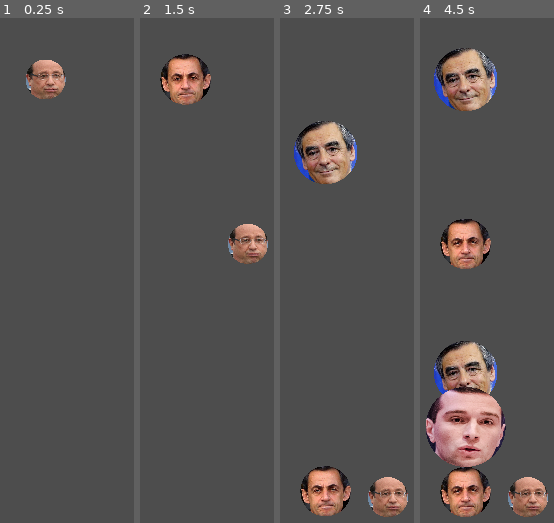
Above: before the commit, frames 1-4 (left to right).
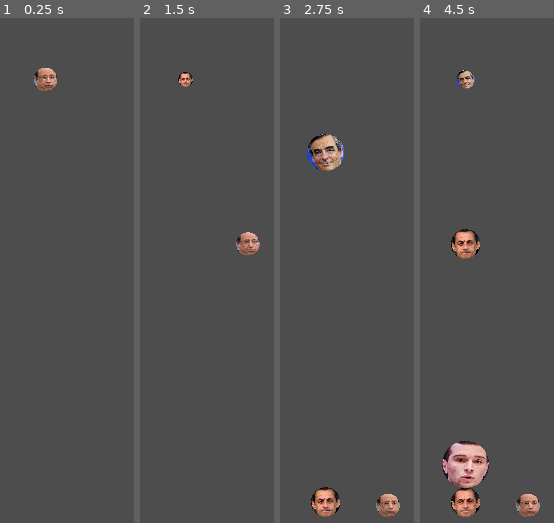
Above: after the commit, the same moments.

Repository: jaajCorp/siuuuka-game
Game: Godot game, scene res://scenes/Game/Game.tscn
The game is run twice, just before and just after one commit, with the same random seed, the same clock (stepped at 60 frames per second) and the same inputs. The project has no main scene, so this scene is started directly. The engine's default icon, where the game draws it, is replaced by a stand-in: a white triangle on a blue panel in a dark square.
Inputs (mouse positions are in pixels of both pictures, inside the frame that each line leads up to):
- Up to frame 1 (0.25 s): no input
- Up to frame 2 (1.5 s): tap Enter at 0.5 s; move the mouse to (outside the picture) at 0.52 s; click (outside the picture) at 0.67 s; move the mouse to (outside the picture) at 1.27 s; click (outside the picture) at 1.42 s
- Up to frame 3 (2.75 s): move the mouse to (outside the picture) at 2.02 s; click (outside the picture) at 2.17 s
- Up to frame 4 (4.5 s): move the mouse to (outside the picture) at 2.77 s; click (outside the picture) at 2.92 s; move the mouse to (482, 214) at 3.52 s; click (482, 214) at 3.67 s; move the mouse to (outside the picture) at 4.27 s; click (outside the picture) at 4.42 s

The runs differ from the first frame. In frame 1, 1.6% of the frame differs, in the area x 19-50%, y 8-17%; in frame 2, 4.5%; in frame 3, 8.4%; in frame 4, 22%, in the area x 4-96%, y 5-99%.

Commit message:
feat(Ball): Tweak and added merge animations

Diff:
--- a/scenes/Ball/Ball.tscn
+++ b/scenes/Ball/Ball.tscn
@@ -17,7 +17,7 @@
 [node name="Ball" type="RigidBody2D"]
 physics_material_override = SubResource("PhysicsMaterial_cl83c")
 contact_monitor = true
-max_contacts_reported = 6
+max_contacts_reported = 8
 script = ExtResource("1_cro3g")
 texture = ExtResource("2_ht0q0")
 
--- a/scenes/Ball/ball.gd
+++ b/scenes/Ball/ball.gd
@@ -30,8 +30,8 @@
 	10.07936839915896,
 ]
 
-const BASE_SIZE: Vector2 = Vector2(64, 64)
-const BASE_MASS: float = 1.0
+@onready var BASE_SIZE: Vector2 = Vector2.ONE * get_viewport().size.x / 12
+const BASE_MASS: float = 1
 const PACKED_SCENE = preload("res://scenes/Ball/Ball.tscn")
 
 var is_merged: bool = false
@@ -39,13 +39,15 @@
 # Called when the node enters the scene tree for the first time.
 func _ready() -> void:
 	# Scale children
-	sprite.scale = BASE_SIZE / sprite.texture.get_size()
+	sprite.scale = Vector2.ZERO
 	collision.shape.radius = BASE_SIZE.x / 2
 
 	contact_monitor = true
 	max_contacts_reported = 8
 	body_shape_entered.connect(_on_body_shape_entered)
 	freeze_mode = FreezeMode.FREEZE_MODE_STATIC
+
+	call_deferred("spawn_anim")
 
 
 # Called every frame. 'delta' is the elapsed time since the previous frame.
@@ -68,26 +70,40 @@
 	self.freeze = true
 	other.freeze = true
 
-	var center_of_mass: Vector2 = self.position - (self.position - other.position)/2.0
+	var merge_center: Vector2 = self.position - (self.position - other.position)/2.0
 	var mean_linear_velocity: Vector2 = (self.linear_velocity + other.linear_velocity)/2.0
 	var mean_angular_velocity: float = (self.angular_velocity + other.angular_velocity)/2.0
 
 	var new_ball: Ball = PACKED_SCENE.instantiate()
 	self.get_parent().add_child(new_ball)
 	new_ball.level = self.level + 1
-	new_ball.position = center_of_mass
+	new_ball.position = merge_center
 	new_ball.linear_velocity = mean_linear_velocity
 	new_ball.angular_velocity = mean_angular_velocity
 
+	merge_anim(merge_center)
+	other.merge_anim(merge_center)
 
-	await get_tree().create_timer(0.5).timeout
-	self.queue_free()
-	other.queue_free()
+func merge_anim(merge_center: Vector2):
+	var tween := get_tree().create_tween()
+	tween.tween_property(self, "position", merge_center, 0.1)
+	tween.play()
+	await tween.finished
+	queue_free()
 
+func spawn_anim():
+	var target_scale: Vector2 = BASE_SIZE / sprite.texture.get_size() * LEVEL_SIZES[level]
+	sprite.scale = Vector2.ZERO
+
+	var tween := get_tree().create_tween()
+	tween.set_ease(Tween.EASE_IN_OUT)
+	tween.set_trans(Tween.TRANS_ELASTIC)
+	tween.tween_property(sprite, "scale", target_scale, 0.3)
+	tween.play()
 
 func update_level():
 	# Visible scale
-	var scale:float = LEVEL_SIZES[level]
+	var scale: float = LEVEL_SIZES[level]
 	self.texture = TextureRegistry.get_level_texture(self.level)
 	if self.sprite and self.collision:
 		var base_sprite_scale: Vector2 = BASE_SIZE / sprite.texture.get_size()
